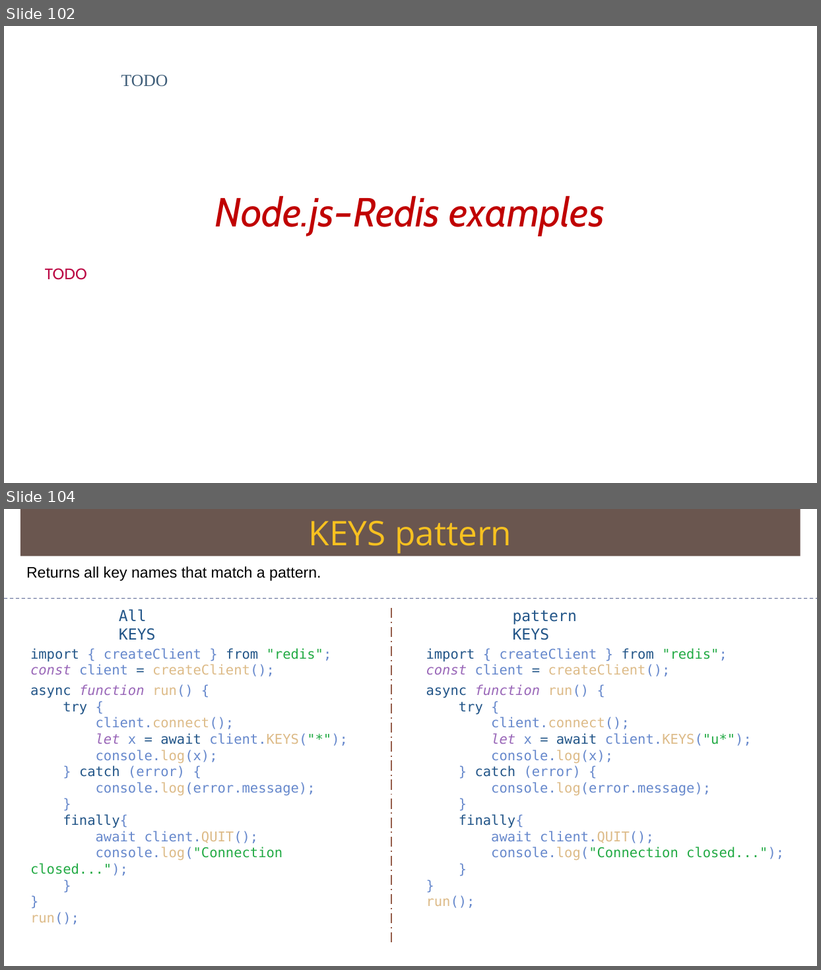
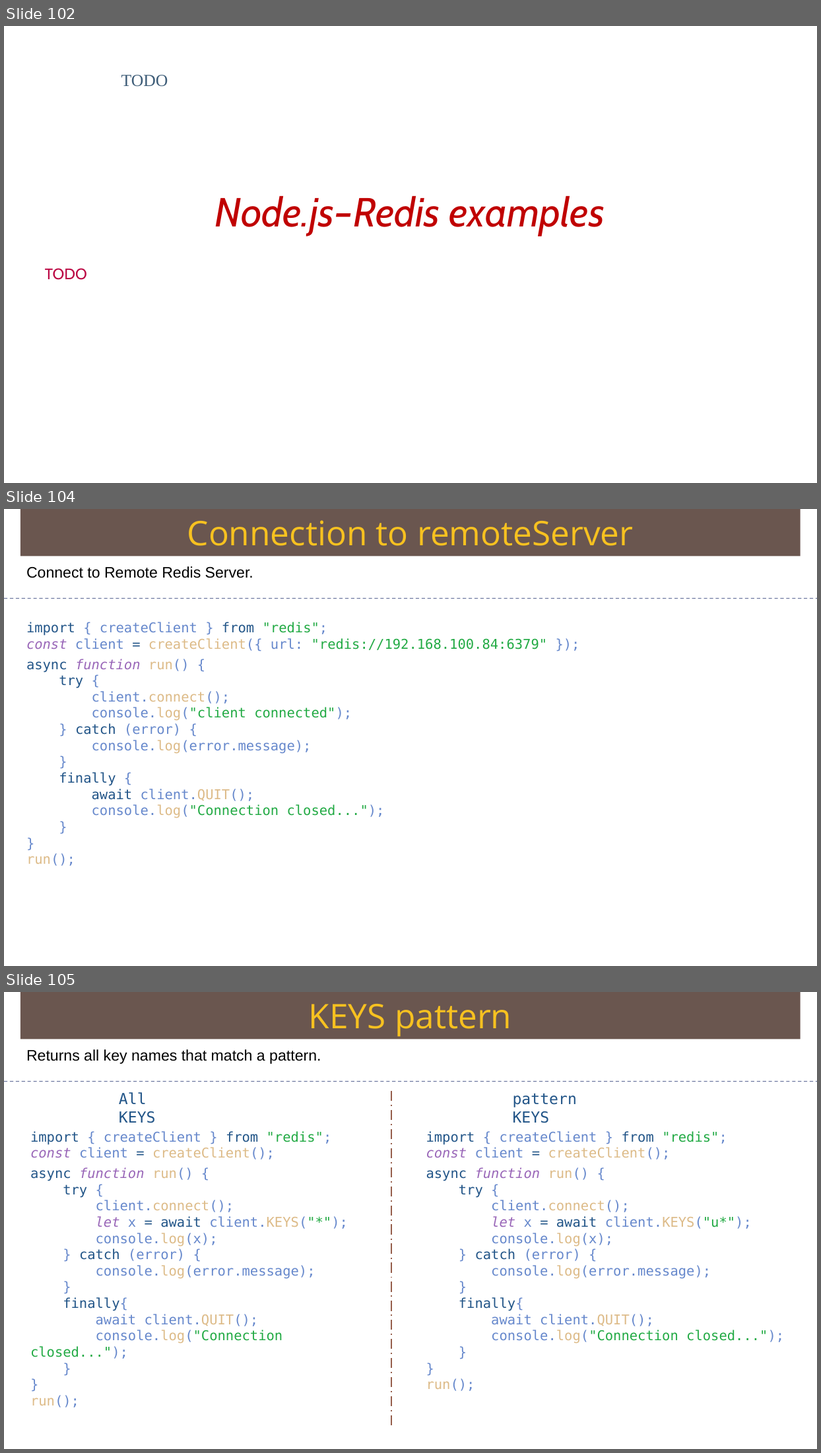
Before and after one commit to Saleel-Bagde/PPT-s, a slide deck: redis Ver2.pptx. Shown one above the other, each under a label of ours: slides 102 and 104 before the commit, slides 102, 104 and 105 after it; the slides between them are not shown. The pictures are 821x970 and 821x1453 pixels, drawn with LibreOffice and Linux fonts; fonts in the diff are those of the drawing. Boxes give left, top, right and bottom in pixels: in the first picture for what was removed or moved away, otherwise in the second. Text is boxed around its words. In the diff, an @@ line names an element or a change of style, - is before the commit and + after.

```diff
--- a/redis Ver2.pptx
+++ b/redis Ver2.pptx
@@ slide 104 added at <box>4,509,817,966</box>, background #FFFFFF @@
@@ rectangle added at <box>20,509,801,556</box>, fill #6A5650, 40 pt, text #F7C120 @@
+Connection to remoteServer
@@ text added at <box>26,566,253,578</box>, 18 pt, text #000000 @@
+Connect to Remote Redis Server.
@@ line added from (4, 599) to (817, 599), #6E78A0 0.99 pt dashed @@
@@ text added at <box>26,622,548,866</box>, 16 pt, text #6688CC @@
+import { createClient } from "redis";
+const client = createClient({ url: "redis://192.168.100.84:6379" });
+async function run() {
+try {
+client.connect();
+console.log("client connected");
+} catch (error) {
+console.log(error.message);
+}
+finally {
+await client.QUIT();
+console.log("Connection closed...");
+}
+}
+run();
@@ what was slide 104 is now slide 105 @@
```
Also in this commit, not shown: 1 slide changed.
